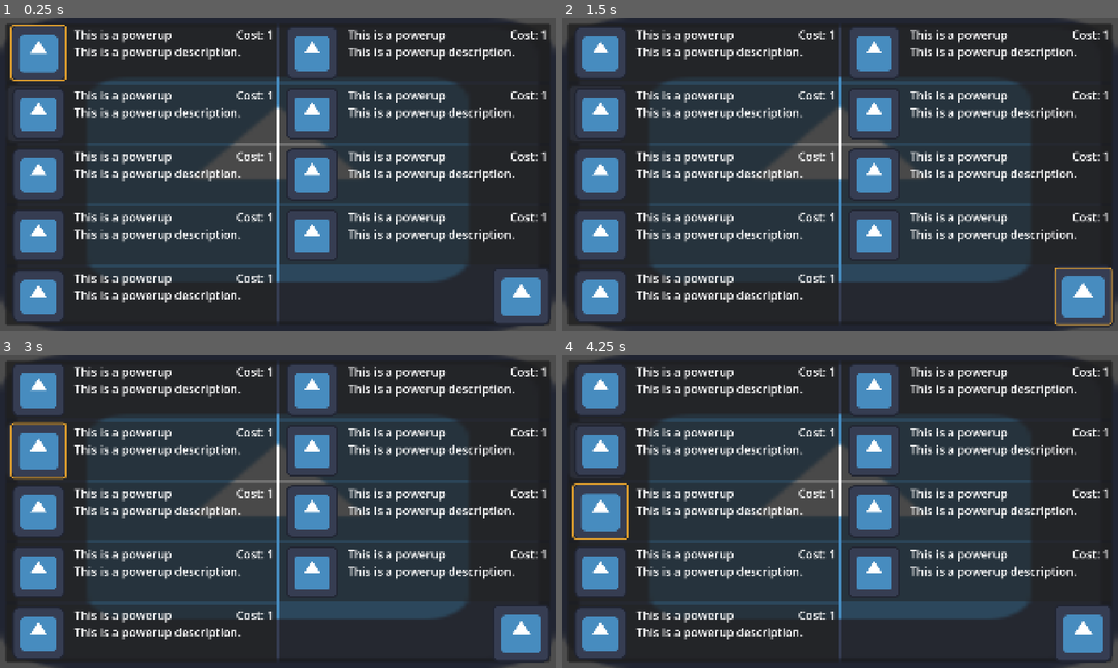
Above: before the commit, frames 1-4 (two rows, left to right).
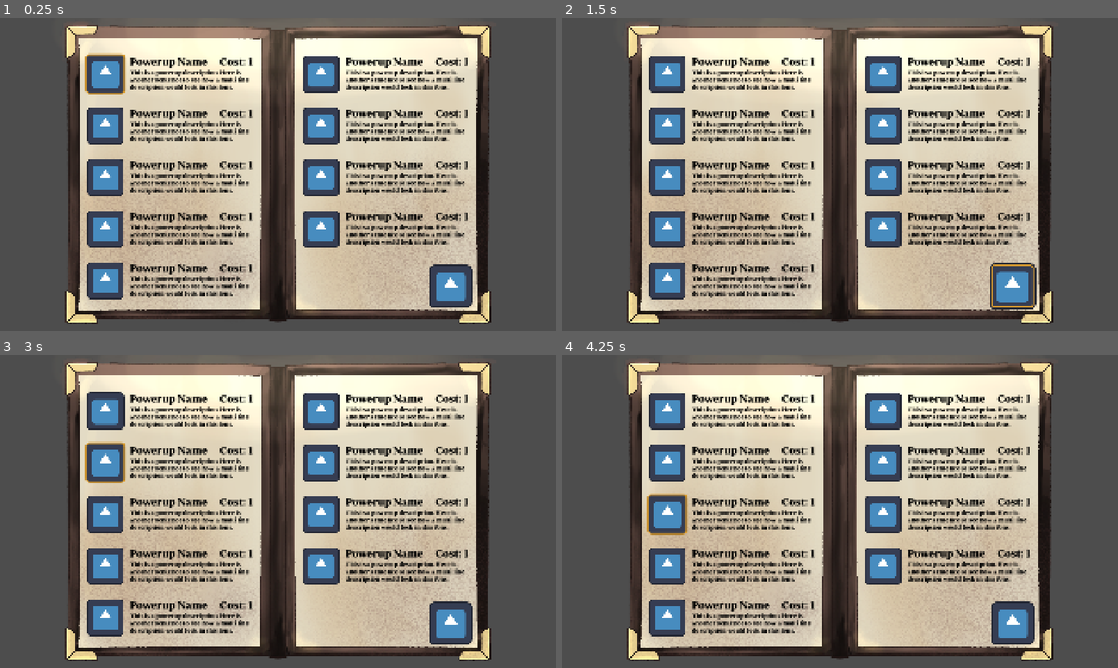
Above: after the commit, the same moments.

Repository: PixelSaver/steakbite
Game: Godot game, scene res://scenes/powerups/powerup_menu.tscn
The game is run twice, just before and just after one commit, with the same random seed, the same clock (stepped at 60 frames per second) and the same inputs. This scene is started directly instead of the project's main scene. The engine's default icon, where the game draws it, is replaced by a stand-in: a white triangle on a blue panel in a dark square.
Inputs (mouse positions are in pixels of both pictures, inside the frame that each line leads up to; where the layout moved, square brackets give the same spot in the first picture):
- Up to frame 1 (0.25 s): no input
- Up to frame 2 (1.5 s): click (1012, 287) [1084, 296] at 0.5 s; click (1012, 287) [1084, 296] at 1.25 s
- Up to frame 3 (3 s): click (139, 389) at 2.02 s; click (139, 452) at 2.77 s
- Up to frame 4 (4.25 s): click (701, 511) at 3.52 s

The runs differ from the first frame. In frame 1, 87% of the frame differs, in the area x 0-100%, y 0-100%; in frame 2, 87%; in frame 3, 87%; in frame 4, 87%.

Commit message:
added menu art

Diff:
--- a/assets/default_theme.tres
+++ b/assets/default_theme.tres
@@ -1,4 +1,7 @@
 [gd_resource type="Theme" format=3 uid="uid://djxds56cenfds"]
+
+[ext_resource type="FontFile" uid="uid://dvuonm3c2y5p5" path="res://assets/Fonts/just-serif.extra-bold.otf" id="1_81pgw"]
+[ext_resource type="FontFile" uid="uid://by06swwyt2clv" path="res://assets/Fonts/just-serif.regular.otf" id="1_qew4h"]
 
 [sub_resource type="StyleBoxEmpty" id="StyleBoxEmpty_gkedh"]
 
@@ -22,3 +25,6 @@
 MarginContainer/constants/margin_left = 20
 MarginContainer/constants/margin_right = 20
 MarginContainer/constants/margin_top = 20
+RichTextLabel/colors/default_color = Color(0, 0, 0, 1)
+RichTextLabel/fonts/bold_font = ExtResource("1_81pgw")
+RichTextLabel/fonts/normal_font = ExtResource("1_qew4h")
--- a/scenes/powerups/powerup_menu.gd
+++ b/scenes/powerups/powerup_menu.gd
@@ -31,7 +31,7 @@
 		var left : Control = left_side_children[i]
 		var right : Control = right_side_children[i]
 		if (right is Panel):
-			right = right.get_node("./AspectRatioContainer/Next Button")
+			right = right.get_node("./MarginContainer/AspectRatioContainer/Next Button")
 		# assign top and bottom
 		if (i > 0):
 			left.focus_neighbor_top = left.get_path_to(left_side_children[i - 1])
--- a/scenes/powerups/powerup_menu.tscn
+++ b/scenes/powerups/powerup_menu.tscn
@@ -3,7 +3,12 @@
 [ext_resource type="Script" uid="uid://d5om0tmqjsly" path="res://scenes/powerups/powerup_menu.gd" id="1_2s6hi"]
 [ext_resource type="PackedScene" uid="uid://bx8cu1fkd3ud6" path="res://scenes/powerups/powerup_menu_item.tscn" id="1_ytud3"]
 [ext_resource type="Texture2D" uid="uid://b2oese3sm7bus" path="res://assets/icon.svg" id="2_2s6hi"]
+[ext_resource type="Texture2D" uid="uid://df02ldtj04gsx" path="res://assets/art/Menu.png" id="2_l4062"]
 [ext_resource type="Script" uid="uid://by4cmd2o8bbwx" path="res://scenes/powerups/next_button.gd" id="4_3fqmn"]
+
+[sub_resource type="StyleBoxEmpty" id="StyleBoxEmpty_7pncx"]
+
+[sub_resource type="StyleBoxEmpty" id="StyleBoxEmpty_l4062"]
 
 [sub_resource type="StyleBoxFlat" id="StyleBoxFlat_3fqmn"]
 content_margin_left = 0.0
@@ -47,7 +52,7 @@
 first_focus = NodePath("MarginContainer/HBoxContainer/Panel/VBoxContainer/PowerupMenuItem")
 left_side = NodePath("MarginContainer/HBoxContainer/Panel/VBoxContainer")
 right_side = NodePath("MarginContainer/HBoxContainer/Panel2/VBoxContainer3")
-continue_button = NodePath("MarginContainer/HBoxContainer/Panel2/VBoxContainer3/Panel/AspectRatioContainer/Next Button")
+continue_button = NodePath("MarginContainer/HBoxContainer/Panel2/VBoxContainer3/Panel/MarginContainer/AspectRatioContainer/Next Button")
 metadata/_custom_type_script = "uid://e0s6oeo4pcwr"
 
 [node name="TextureRect" type="TextureRect" parent="." unique_id=1834804925]
@@ -57,7 +62,9 @@
 anchor_bottom = 1.0
 grow_horizontal = 2
 grow_vertical = 2
-texture = ExtResource("2_2s6hi")
+scale = Vector2(0.53, 0.53)
+pivot_offset_ratio = Vector2(0.5, 0.5)
+texture = ExtResource("2_l4062")
 
 [node name="MarginContainer" type="MarginContainer" parent="." unique_id=266400849]
 layout_mode = 1
@@ -66,17 +73,22 @@
 anchor_bottom = 1.0
 grow_horizontal = 2
 grow_vertical = 2
+theme_override_constants/margin_left = 290
+theme_override_constants/margin_top = 120
+theme_override_constants/margin_right = 290
+theme_override_constants/margin_bottom = 80
 
 [node name="HBoxContainer" type="HBoxContainer" parent="MarginContainer" unique_id=222520164]
 layout_mode = 2
 size_flags_vertical = 3
-theme_override_constants/separation = 10
+theme_override_constants/separation = 150
 alignment = 1
 
 [node name="Panel" type="Panel" parent="MarginContainer/HBoxContainer" unique_id=2003184387]
 layout_mode = 2
 size_flags_horizontal = 3
 mouse_filter = 1
+theme_override_styles/panel = SubResource("StyleBoxEmpty_7pncx")
 
 [node name="VBoxContainer" type="VBoxContainer" parent="MarginContainer/HBoxContainer/Panel" unique_id=1273595009]
 layout_mode = 1
@@ -92,8 +104,6 @@
 
 [node name="PowerupMenuItem2" parent="MarginContainer/HBoxContainer/Panel/VBoxContainer" unique_id=861183747 instance=ExtResource("1_ytud3")]
 layout_mode = 2
-icon = ExtResource("2_2s6hi")
-expand_icon = true
 
 [node name="PowerupMenuItem3" parent="MarginContainer/HBoxContainer/Panel/VBoxContainer" unique_id=72329359 instance=ExtResource("1_ytud3")]
 layout_mode = 2
@@ -108,6 +118,7 @@
 layout_mode = 2
 size_flags_horizontal = 3
 mouse_filter = 1
+theme_override_styles/panel = SubResource("StyleBoxEmpty_l4062")
 
 [node name="VBoxContainer3" type="VBoxContainer" parent="MarginContainer/HBoxContainer/Panel2" unique_id=326314080]
 layout_mode = 1
@@ -135,17 +146,22 @@
 size_flags_vertical = 3
 theme_override_styles/panel = SubResource("StyleBoxFlat_3fqmn")
 
-[node name="AspectRatioContainer" type="AspectRatioContainer" parent="MarginContainer/HBoxContainer/Panel2/VBoxContainer3/Panel" unique_id=678374294]
+[node name="MarginContainer" type="MarginContainer" parent="MarginContainer/HBoxContainer/Panel2/VBoxContainer3/Panel" unique_id=1469310678]
 layout_mode = 1
 anchors_preset = 15
 anchor_right = 1.0
 anchor_bottom = 1.0
 grow_horizontal = 2
 grow_vertical = 2
+theme_override_constants/margin_right = 0
+theme_override_constants/margin_bottom = 0
+
+[node name="AspectRatioContainer" type="AspectRatioContainer" parent="MarginContainer/HBoxContainer/Panel2/VBoxContainer3/Panel/MarginContainer" unique_id=678374294]
+layout_mode = 2
 stretch_mode = 1
 alignment_horizontal = 2
 
-[node name="Next Button" type="Button" parent="MarginContainer/HBoxContainer/Panel2/VBoxContainer3/Panel/AspectRatioContainer" unique_id=665904079 node_paths=PackedStringArray("outline")]
+[node name="Next Button" type="Button" parent="MarginContainer/HBoxContainer/Panel2/VBoxContainer3/Panel/MarginContainer/AspectRatioContainer" unique_id=665904079 node_paths=PackedStringArray("outline")]
 layout_mode = 2
 size_flags_vertical = 3
 icon = ExtResource("2_2s6hi")
@@ -154,7 +170,7 @@
 script = ExtResource("4_3fqmn")
 outline = NodePath("../Highlight")
 
-[node name="Highlight" type="Panel" parent="MarginContainer/HBoxContainer/Panel2/VBoxContainer3/Panel/AspectRatioContainer" unique_id=1783826205]
+[node name="Highlight" type="Panel" parent="MarginContainer/HBoxContainer/Panel2/VBoxContainer3/Panel/MarginContainer/AspectRatioContainer" unique_id=1783826205]
 visible = false
 layout_mode = 2
 theme_override_styles/panel = SubResource("StyleBoxFlat_l4062")
--- a/scenes/powerups/powerup_menu_item.tscn
+++ b/scenes/powerups/powerup_menu_item.tscn
@@ -2,18 +2,9 @@
 
 [ext_resource type="Script" uid="uid://c0sek4b7g6v26" path="res://scenes/powerups/powerup_menu_item.gd" id="1_7pncx"]
 [ext_resource type="Texture2D" uid="uid://b2oese3sm7bus" path="res://assets/icon.svg" id="1_kums3"]
+[ext_resource type="FontFile" uid="uid://dvuonm3c2y5p5" path="res://assets/Fonts/just-serif.extra-bold.otf" id="3_11dd4"]
 
-[sub_resource type="StyleBoxFlat" id="StyleBoxFlat_11dd4"]
-content_margin_left = 0.0
-content_margin_top = 0.0
-content_margin_right = 0.0
-content_margin_bottom = 0.0
-bg_color = Color(0.13333334, 0.13333334, 0.13333334, 0.5372549)
-corner_radius_top_left = 3
-corner_radius_top_right = 3
-corner_radius_bottom_right = 3
-corner_radius_bottom_left = 3
-corner_detail = 5
+[sub_resource type="StyleBoxEmpty" id="StyleBoxEmpty_l4062"]
 
 [sub_resource type="StyleBoxFlat" id="StyleBoxFlat_7pncx"]
 content_margin_left = 0.0
@@ -37,8 +28,8 @@
 anchors_preset = 15
 anchor_right = 1.0
 anchor_bottom = 1.0
-offset_right = -1004.0
-offset_bottom = -834.0
+offset_right = -1233.0
+offset_bottom = -903.0
 grow_horizontal = 2
 grow_vertical = 2
 size_flags_horizontal = 3
@@ -55,7 +46,7 @@
 grow_horizontal = 2
 grow_vertical = 2
 mouse_filter = 1
-theme_override_styles/panel = SubResource("StyleBoxFlat_11dd4")
+theme_override_styles/panel = SubResource("StyleBoxEmpty_l4062")
 
 [node name="MarginContainer" type="MarginContainer" parent="Panel" unique_id=842573583]
 layout_mode = 1
@@ -75,6 +66,7 @@
 theme_override_constants/separation = 20
 
 [node name="AspectRatioContainer" type="AspectRatioContainer" parent="Panel/MarginContainer/HBoxContainer" unique_id=214428448]
+custom_minimum_size = Vector2(100, 0)
 layout_mode = 2
 size_flags_horizontal = 3
 size_flags_stretch_ratio = 0.3
@@ -99,20 +91,33 @@
 [node name="HBoxContainer" type="HBoxContainer" parent="Panel/MarginContainer/HBoxContainer/VBoxContainer" unique_id=1560436398]
 layout_mode = 2
 
-[node name="PowerupName" type="Label" parent="Panel/MarginContainer/HBoxContainer/VBoxContainer/HBoxContainer" unique_id=658105143]
+[node name="PowerupName" type="RichTextLabel" parent="Panel/MarginContainer/HBoxContainer/VBoxContainer/HBoxContainer" unique_id=650403319]
 layout_mode = 2
 size_flags_horizontal = 3
 mouse_filter = 1
-text = "This is a powerup"
+theme_override_fonts/normal_font = ExtResource("3_11dd4")
+bbcode_enabled = true
+text = "[font_size=35]Powerup Name"
+fit_content = true
+scroll_active = false
+autowrap_mode = 0
 
-[node name="Cost" type="Label" parent="Panel/MarginContainer/HBoxContainer/VBoxContainer/HBoxContainer" unique_id=1782705513]
+[node name="Cost" type="RichTextLabel" parent="Panel/MarginContainer/HBoxContainer/VBoxContainer/HBoxContainer" unique_id=266834357]
 layout_mode = 2
 mouse_filter = 1
-text = "Cost: 1"
+theme_override_fonts/normal_font = ExtResource("3_11dd4")
+bbcode_enabled = true
+text = "[font_size=35]Cost: 1"
+fit_content = true
+scroll_active = false
+autowrap_mode = 0
 
-[node name="PowerupDescription" type="Label" parent="Panel/MarginContainer/HBoxContainer/VBoxContainer" unique_id=287688871]
+[node name="PowerupDescription" type="RichTextLabel" parent="Panel/MarginContainer/HBoxContainer/VBoxContainer" unique_id=644306840]
+custom_minimum_size = Vector2(50, 50)
 layout_mode = 2
 size_flags_vertical = 3
 mouse_filter = 1
-text = "This is a powerup description."
+bbcode_enabled = true
+text = "[font_size=20][b]This is a powerup description. Here is another sentence to see how a multi line description would look in this font."
+scroll_active = false
 autowrap_mode = 2
Binary file added: assets/Fonts/great-victorian.standard.otf
Not shown, added: assets/Fonts/great-victorian.standard.otf.import
Binary file added: assets/Fonts/great-victorian.swashed-sc.otf
Not shown, added: assets/Fonts/great-victorian.swashed-sc.otf.import
Binary file added: assets/Fonts/great-victorian.swashed.otf
Not shown, added: assets/Fonts/great-victorian.swashed.otf.import
Binary file added: assets/Fonts/just-serif.extra-bold.otf
Not shown, added: assets/Fonts/just-serif.extra-bold.otf.import
Binary file added: assets/Fonts/just-serif.regular.otf
Not shown, added: assets/Fonts/just-serif.regular.otf.import
Binary file added: assets/art/Menu.png
Not shown, added: assets/art/Menu.png.import
